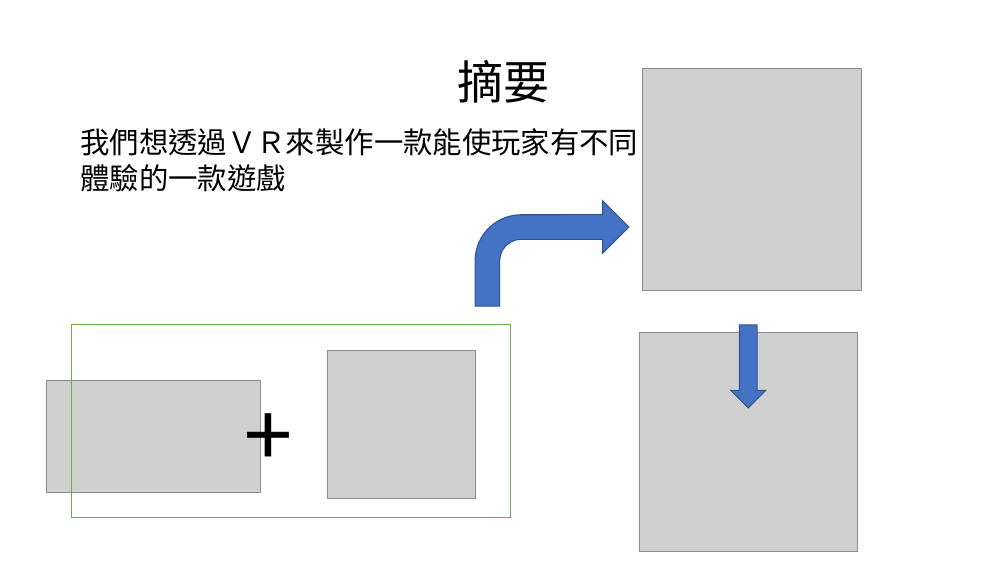
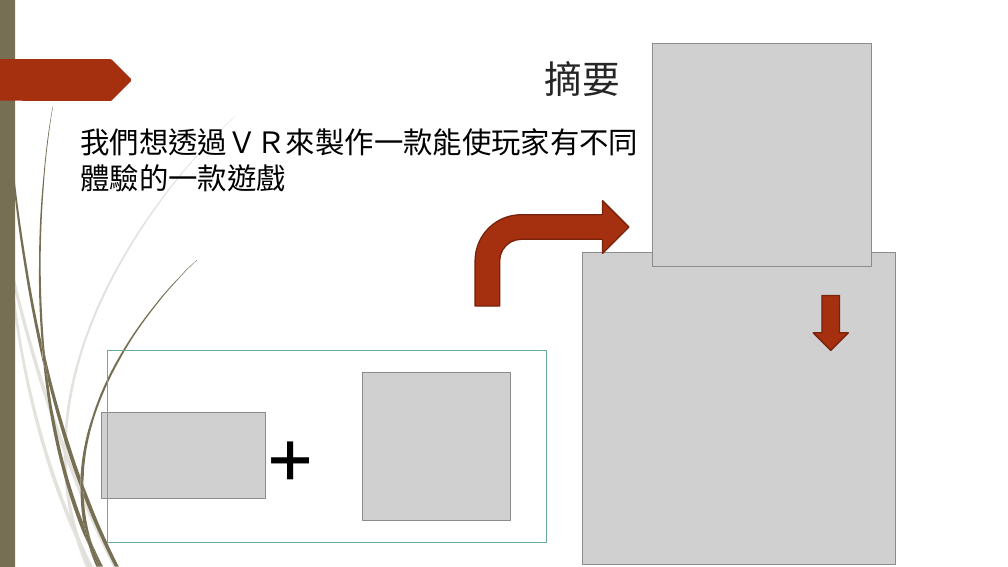
Before and after one commit to kewen0604/107_SE_Team2, a slide deck: slide 2 of 軟體工程期末專題報告.pptx. Drawn at 1008x567 pixels with LibreOffice and Linux fonts; fonts in the diff are those of the drawing; grey boxes stand for pictures. Boxes give left, top, right and bottom in pixels: in the first picture for what was removed or moved away, otherwise in the second. Text is boxed around its words. In the diff, an @@ line names an element or a change of style, - is before the commit and + after.

Commit message:
2018/11/14

```diff
--- a/軟體工程期末專題報告.pptx
+++ b/軟體工程期末專題報告.pptx
@@ rectangle added at (x1=0, y1=0, x2=15, y2=567), fill #766F54 @@
@@ freeform shape added at (x1=0, y1=59, x2=132, y2=101), fill #A53010 @@
@@ title "摘要" moved from (x1=458, y1=60, x2=550, y2=103) to (x1=545, y1=61, x2=621, y2=96) @@
@@ title "摘要" at (x1=545, y1=61, x2=621, y2=96): size 44 to 36 pt, font Calibri to League Spartan, text colour #000000 to #262626; line spacing 0.9 to 1; vertical alignment middle to top @@
@@ picture moved from (x1=643, y1=68, x2=861, y2=291) to (x1=653, y1=44, x2=871, y2=267) @@
@@ text "我們想透過ＶＲ來製作一款能使玩家有不同體驗的一款遊戲" at (x1=80, y1=128, x2=638, y2=156): font Calibri to League Spartan @@
@@ bent arrow at (x1=475, y1=200, x2=628, y2=306): fill #4472C4 to #A53010; outline #325491 1 pt to #7A240C 1.25 pt @@
@@ picture resized from (x1=639, y1=333, x2=858, y2=551) to (x1=583, y1=253, x2=895, y2=565) @@
@@ down arrow at (x1=814, y1=296, x2=848, y2=351): fill #4472C4 to #A53010; outline #325491 1 pt to #7A240C 1.25 pt @@
@@ down arrow resized from (x1=731, y1=325, x2=766, y2=408) to (x1=814, y1=296, x2=848, y2=351) @@
@@ rectangle moved from (x1=72, y1=325, x2=511, y2=518) to (x1=107, y1=350, x2=547, y2=543) @@
@@ rectangle at (x1=107, y1=350, x2=547, y2=543): outline #70AD47 1 pt to #6AAC91 1.25 pt @@
@@ picture moved from (x1=327, y1=350, x2=476, y2=498) to (x1=362, y1=372, x2=510, y2=520) @@
@@ picture resized from (x1=46, y1=380, x2=260, y2=493) to (x1=102, y1=413, x2=266, y2=499) @@
@@ text "+" at (x1=259, y1=395, x2=327, y2=515): font Calibri to League Spartan @@
@@ text "+" moved from (x1=238, y1=368, x2=306, y2=488) to (x1=259, y1=395, x2=327, y2=515) @@
@@ group added at (x1=0, y1=116, x2=236, y2=567): 10 freeform shapes @@
@@ group added at (x1=2, y1=0, x2=197, y2=567): 12 freeform shapes @@
```
Also in this commit, not shown: 16 other slides changed.
